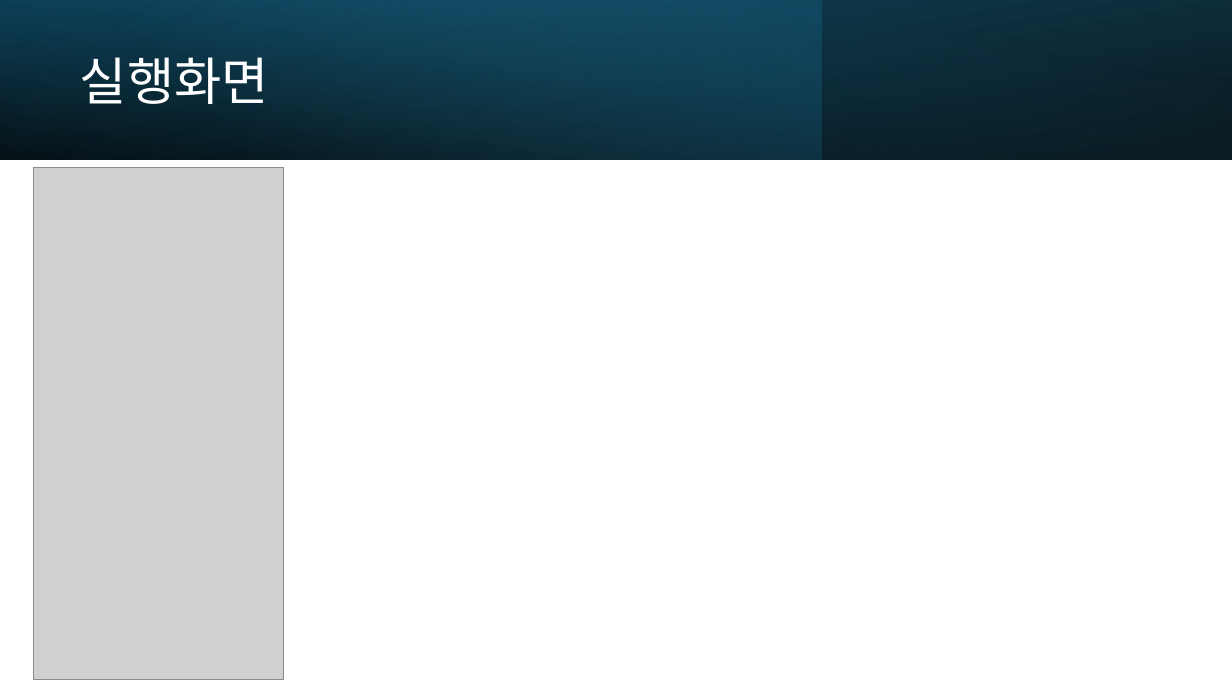
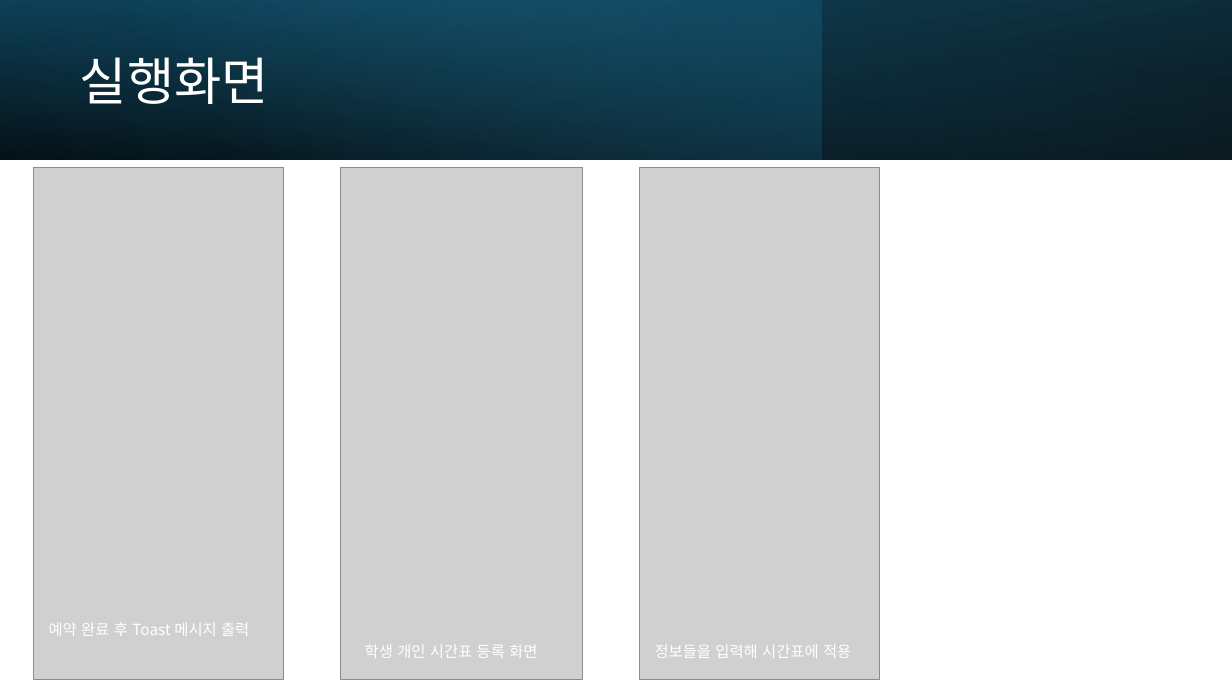
Before and after one commit to kjunh972/TBFG, a slide deck: slide 7 of doc/TBFG 모바일 프로젝트.pptx (slide 9 before the commit). Drawn at 1232x693 pixels with LibreOffice and Linux fonts; fonts in the diff are those of the drawing; grey boxes stand for pictures. Boxes give left, top, right and bottom in pixels: in the first picture for what was removed or moved away, otherwise in the second. Text is boxed around its words. In the diff, an @@ line names an element or a change of style, - is before the commit and + after.

```diff
--- a/doc/TBFG 모바일 프로젝트.pptx
+++ b/doc/TBFG 모바일 프로젝트.pptx
@@ picture added at box(341, 167, 582, 679) @@
@@ picture added at box(640, 167, 879, 679) @@
@@ text added at box(49, 623, 249, 636), 12 pt, text #FFFFFF @@
+예약 완료 후 Toast 메시지 출력
@@ text added at box(365, 645, 537, 658), 12 pt, text #FFFFFF @@
+학생 개인 시간표 등록 화면
@@ text added at box(655, 645, 851, 658), 12 pt, text #FFFFFF @@
+정보들을 입력해 시간표에 적용
```
Also in this commit, not shown: 7 other slides changed, 2 slides added.
